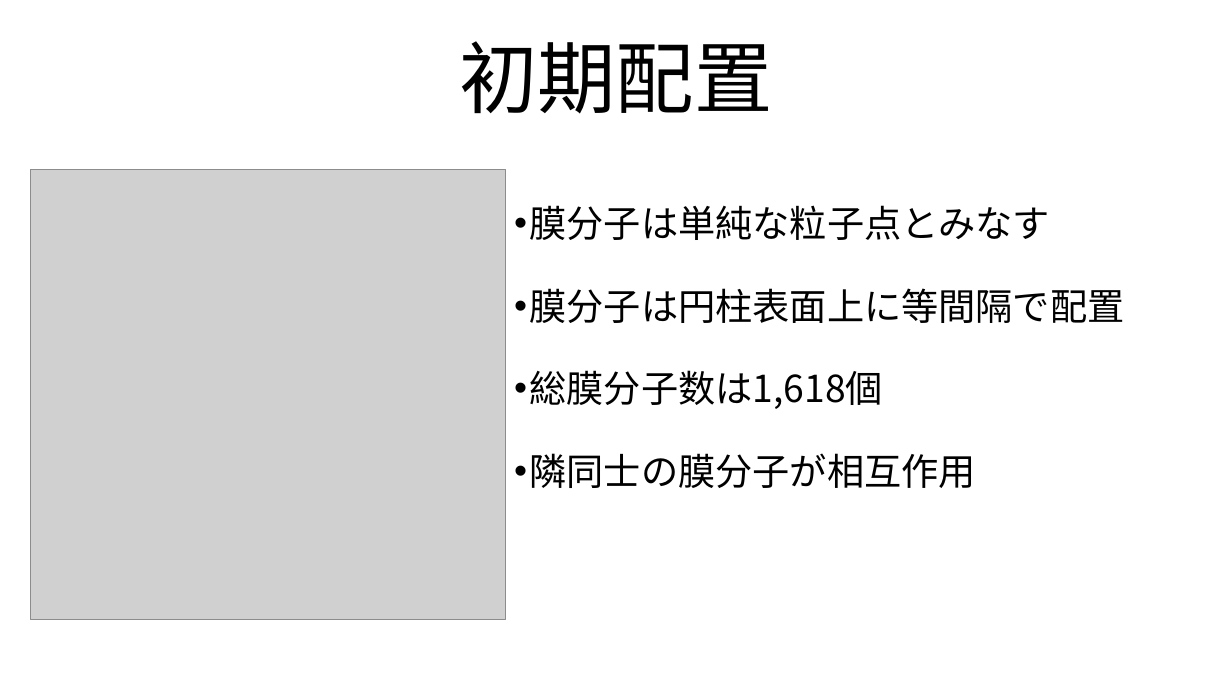
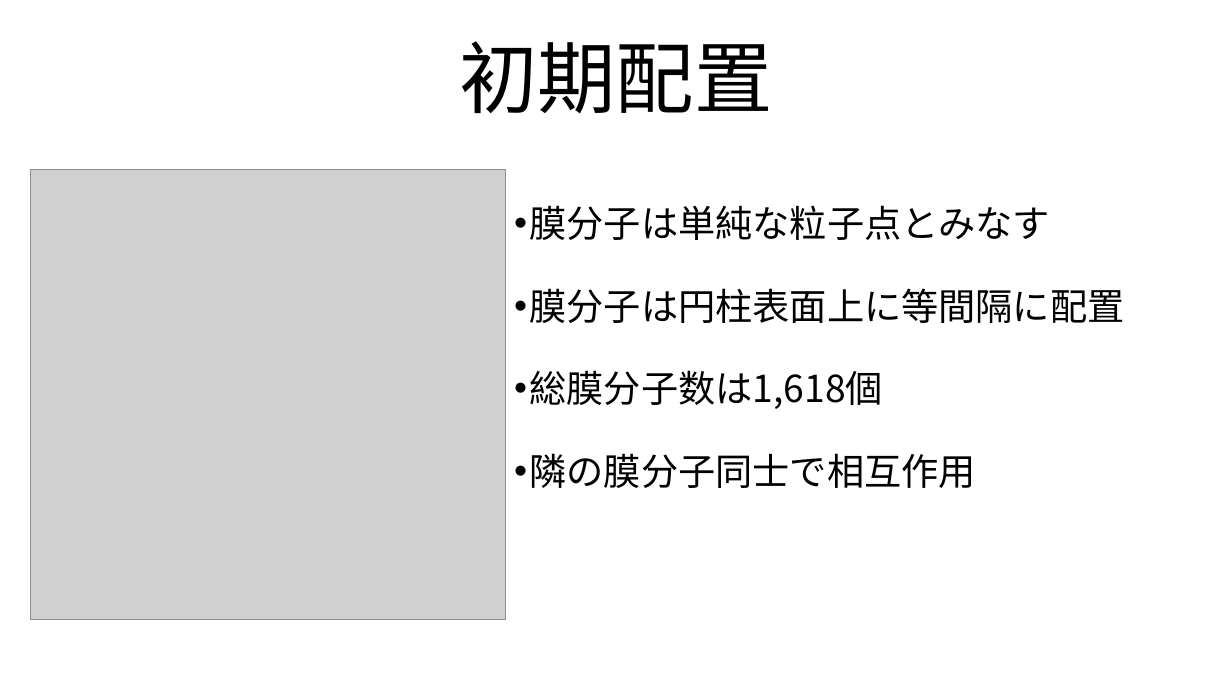
Before and after one commit to tokumaga81/ackera, a slide deck: slide 11 of tokunaga_mp.pptx. Drawn at 1232x693 pixels with LibreOffice and Linux fonts; fonts in the diff are those of the drawing; grey boxes stand for pictures. Boxes give left, top, right and bottom in pixels: in the first picture for what was removed or moved away, otherwise in the second. Text is boxed around its words. In the diff, an @@ line names an element or a change of style, - is before the commit and + after.

```diff
--- a/tokunaga_mp.pptx
+++ b/tokunaga_mp.pptx
@@ text at bbox=[530, 288, 1125, 323]: text changed @@
-• 膜分子は円柱表面上に等間隔で配置
+• 膜分子は円柱表面上に等間隔に配置
@@ text at bbox=[530, 453, 976, 488]: text changed @@
-• 隣同士の膜分子が相互作用
+• 隣の膜分子同士で相互作用
```
Also in this commit, not shown: 18 other slides changed, 2 other files.
